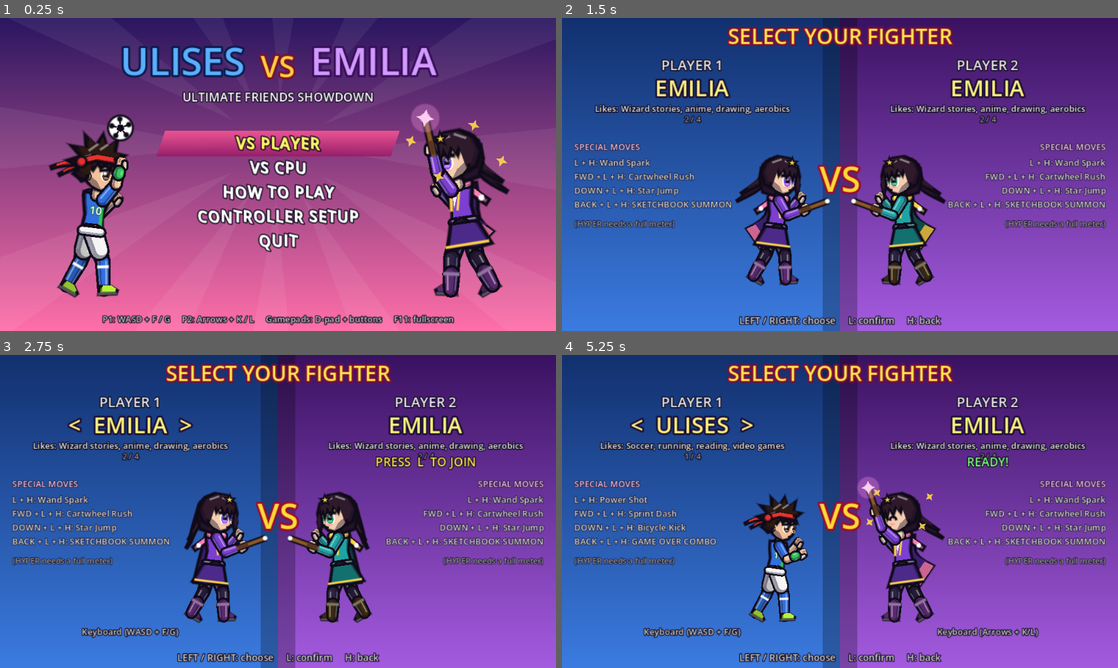
Above: before the commit, frames 1-4 (two rows, left to right).
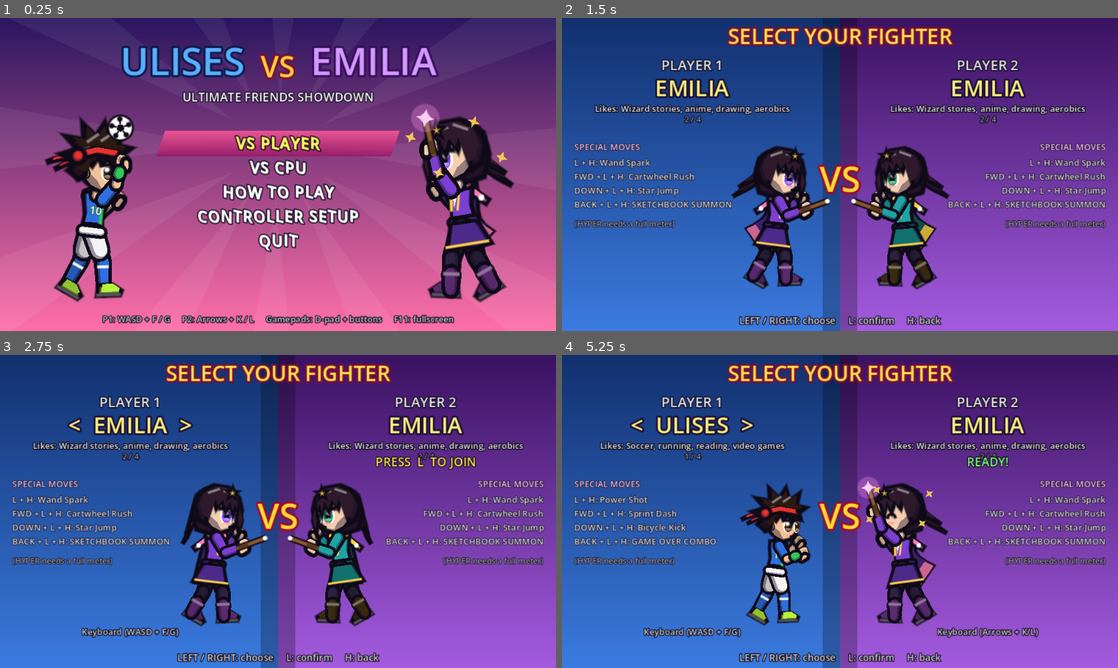
Above: after the commit, the same moments.

Repository: timoteoponce/fighting-game
Game: Godot game, scene res://scenes/main.tscn
The game is run twice, just before and just after one commit, with the same random seed, the same clock (stepped at 60 frames per second) and the same inputs.
Inputs:
- Up to frame 1 (0.25 s): no input
- Up to frame 2 (1.5 s): tap Enter at 0.5 s; hold D 0.53-1.28 s; tap F at 0.6 s; hold S from 1.28 s (still down); tap G at 1.35 s
- Up to frame 3 (2.75 s): release S at 2.03 s; hold D from 2.03 s (still down); tap 1 at 2.1 s
- Up to frame 4 (5.25 s): release D at 2.78 s; hold W 2.78-3.53 s; tap one key every 0.75 s from 2.85 s: K L Enter Backspace; hold A 3.53-5.03 s; hold S from 5.03 s (still down)

The runs differ from the first frame. In frame 1, 5.2% of the frame differs, in the area x 8-93%, y 31-92%; in frame 2, 3.4%; in frame 3, 3.3%; in frame 4, 3.4%.

Commit message:
Cartoon bodies: chibi heads, bold ink, flat cel shading, big hands and feet
- CharacterDef.head_scale (default 1.45, was a fixed 1.18): per-character
  head size, purely visual. Skeleton carries it so head_point() and
  afterimages follow.
- Thicker ink outlines on limbs, balls and polygons (FighterRenderer.INK).
- Flat two-tone limb shading: dropped the gloss highlight and blue rim
  light that gave the painted anime look.
- Bigger eyes; fists and shoes drawn 1.3x (EXTREMITY) for cartoon hands
  and feet.

Co-Authored-By: Claude Opus 5.5 <noreply@anthropic.com>

Diff:
--- a/scripts/fighter/character_def.gd
+++ b/scripts/fighter/character_def.gd
@@ -16,6 +16,9 @@
 
 var id := ""
 var size := 1.0  # body scale; hitboxes are scaled to match by scale_moves()
+## Head size relative to the body. Purely visual (hitboxes ignore it), and the
+## cheapest way to give a fighter a silhouette: big head = chibi cartoon.
+var head_scale := 1.45
 var display := ""
 var likes := ""
 var colors := {}
--- a/scripts/fighter/fighter_renderer.gd
+++ b/scripts/fighter/fighter_renderer.gd
@@ -17,7 +17,10 @@
 const UPPER := 15.0
 const FORE := 14.0
 const HEAD := 11.0
-const HEAD_SCALE := 1.18  # head-space drawings are authored for HEAD = 11
+const HEAD_SCALE := 1.45  # default head size; each character sets its own in `CharacterDef.head_scale`
+## Ink line weight around every limb and shape. Thick lines are what make it
+## read as a cartoon rather than a painted figure at 320x180.
+const INK := 2.4
 
 const POSES := {
 	"idle": {"lean": 6, "head": 0, "arm_f": 30, "elb_f": 80, "arm_b": 45, "elb_b": 95,
@@ -72,6 +75,7 @@
 ## lunging). Volume is roughly conserved: what we lose in height we gain in
 ## width, so the character never looks like it simply changed size.
 var squash := 0.0
+var hs := HEAD_SCALE  # this fighter's head scale, from its CharacterDef
 var squash_vel := 0.0
 ## How hard the effect hits. 0 would be the old rigid look.
 const SQUASH_MAX := 0.42
@@ -105,6 +109,7 @@
 
 func setup(d: CharacterDef, alt := false) -> void:
 	def = d
+	hs = d.head_scale
 	colors = d.alt_colors if alt else d.colors
 	pose = d.pose("idle")
 	chains.clear()
@@ -160,6 +165,7 @@
 	prop_t = src.prop_t
 	t = src.t
 	squash = src.squash
+	hs = src.hs
 	eye_pop = src.eye_pop
 	chains = src.chains.duplicate(true)
 	scale = src.scale
@@ -171,7 +177,7 @@
 
 ## A point given in head space (as the hair is drawn), in local space.
 static func head_point(s: Dictionary, p: Vector2) -> Vector2:
-	return s["head"] + (p * HEAD_SCALE).rotated(s["head_ang"])
+	return s["head"] + (p * float(s.get("hs", HEAD_SCALE))).rotated(s["head_ang"])
 
 
 static func dir(a: float) -> Vector2:
@@ -202,7 +208,7 @@
 	s["elb_b"] = s["sh_b"] + dir(p["arm_b"]) * UPPER
 	s["hand_b"] = s["elb_b"] + dir(p["arm_b"] + p["elb_b"]) * FORE
 	var head_ang := lean * 0.5 + deg_to_rad(float(p["head"]))
-	s["head"] = s["neck"] + up.rotated(head_ang - lean) * (NECK + HEAD * 0.8 * HEAD_SCALE)
+	s["head"] = s["neck"] + up.rotated(head_ang - lean) * (NECK + HEAD * 0.8 * hs)
 	var rot := deg_to_rad(float(p["rot"]))
 	var pts := ["hip", "hip_f", "hip_b", "knee_f", "foot_f", "knee_b", "foot_b", "neck", "sh_f", "sh_b",
 		"elb_f", "hand_f", "elb_b", "hand_b", "head"]
@@ -220,6 +226,7 @@
 	s["perp"] = perp.rotated(rot)
 	s["head_ang"] = head_ang + rot
 	s["rot"] = rot
+	s["hs"] = hs
 	s["foot_dir_f"] = dir(p["leg_f"] - p["knee_f"] + 90.0).rotated(rot)
 	s["foot_dir_b"] = dir(p["leg_b"] - p["knee_b"] + 90.0).rotated(rot)
 	return s
@@ -377,7 +384,7 @@
 	var c := colors
 	var up: Vector2 = s["up"]
 	part(s["neck"] - up * 2.0, s["neck"] + up * NECK, 6.0, 5.5, c["skin"])
-	draw_set_transform(s["head"], s["head_ang"], Vector2.ONE * HEAD_SCALE)
+	draw_set_transform(s["head"], s["head_ang"], Vector2.ONE * hs)
 	def.draw_hair_back(self)
 	poly(head_shape(), c["skin"], 2.0)
 	# Shadow under the jaw and at the back of the face.
@@ -430,26 +437,35 @@
 func part(a: Vector2, b: Vector2, w1: float, w2: float, col: Color) -> void:
 	var r1 := w1 * 0.5
 	var r2 := w2 * 0.5
-	draw_colored_polygon(capsule_pts(a, b, r1 + 1.6, r2 + 1.6), OUT)
+	draw_colored_polygon(capsule_pts(a, b, r1 + INK, r2 + INK), OUT)
 	draw_colored_polygon(capsule_pts(a, b, r1, r2), shade(col))
 	var d := (b - a).normalized()
 	var n := Vector2(-d.y, d.x)
 	if n.dot(LIGHT) < 0.0:
 		n = -n
-	draw_colored_polygon(capsule_pts(a + n * r1 * 0.3, b + n * r2 * 0.3, r1 * 0.7, r2 * 0.7), col)
-	draw_line(a + n * r1 * 0.55, b + n * r2 * 0.55, hl(col), maxf(1.0, r2 * 0.28), true)
-	# Cool rim light on the shadow side, like arcade sprite shading.
-	draw_line(a - n * r1 * 0.78, b - n * r2 * 0.78, Color(0.7, 0.8, 1.0, 0.35), maxf(0.8, r2 * 0.16), true)
+	# Flat two-tone cel shading: a big lit area and a thin shadow edge. No rim
+	# light or gloss — that was the anime-painting look; cartoons keep it flat.
+	draw_colored_polygon(capsule_pts(a + n * r1 * 0.22, b + n * r2 * 0.22, r1 * 0.8, r2 * 0.8), col)
 
 
 func ball(p: Vector2, r: float, col: Color) -> void:
-	draw_circle(p, r + 1.5, OUT, true, -1.0, true)
+	draw_circle(p, r + INK, OUT, true, -1.0, true)
 	draw_circle(p, r, shade(col), true, -1.0, true)
 	draw_circle(p + LIGHT * r * 0.25, r * 0.75, col, true, -1.0, true)
 
 
+## Cartoon hands and feet are oversized: it reads at a glance and it's funny.
+const EXTREMITY := 1.3
+
+
 ## A clenched fist pointing along `d` (the forearm direction).
 func fist(p: Vector2, col: Color, d := Vector2.DOWN) -> void:
+	draw_set_transform(p, 0.0, Vector2.ONE * EXTREMITY)
+	_fist(Vector2.ZERO, col, d)
+	draw_set_transform(Vector2.ZERO, 0.0, Vector2.ONE)
+
+
+func _fist(p: Vector2, col: Color, d: Vector2) -> void:
 	d = d.normalized()
 	var n := Vector2(-d.y, d.x)
 	var box := PackedVector2Array([p - n * 3.6 - d * 1.5, p + n * 3.6 - d * 1.5, p + n * 4.0 + d * 3.2,
@@ -468,7 +484,7 @@
 	if outline > 0.0:
 		var closed := pts.duplicate()
 		closed.append(pts[0])
-		draw_polyline(closed, OUT, outline, true)
+		draw_polyline(closed, OUT, outline * 1.35, true)
 
 
 ## Cel-shaded polygon: shadow color base, lit copy shrunk toward the light.
@@ -533,6 +549,12 @@
 
 
 func shoe(foot: Vector2, fwd: Vector2, col: Color) -> void:
+	draw_set_transform(foot, 0.0, Vector2.ONE * EXTREMITY)
+	_shoe(Vector2.ZERO, fwd, col)
+	draw_set_transform(Vector2.ZERO, 0.0, Vector2.ONE)
+
+
+func _shoe(foot: Vector2, fwd: Vector2, col: Color) -> void:
 	var up := Vector2(fwd.y, -fwd.x)
 	var pts := PackedVector2Array([foot - fwd * 3.0 + up * 3.0, foot + fwd * 5.0 + up * 3.0, foot + fwd * 10.0 - up * 0.5,
 		foot + fwd * 9.0 - up * 3.0, foot - fwd * 4.0 - up * 3.0])
@@ -599,8 +621,8 @@
 	var pop := 1.0 + 1.15 * (float(eye_pop) / 9.0)
 	for i in 2:
 		var e: Vector2 = eyes[i]
-		var rx := (3.2 if girl else 2.8) * (0.62 if i == 1 else 1.0) * pop
-		var ry := (4.6 if girl else 3.7) * pop
+		var rx := (3.5 if girl else 3.2) * (0.66 if i == 1 else 1.0) * pop
+		var ry := (4.9 if girl else 4.3) * pop
 		if expr == "attack":
 			ry *= 0.78
 		match expr:
